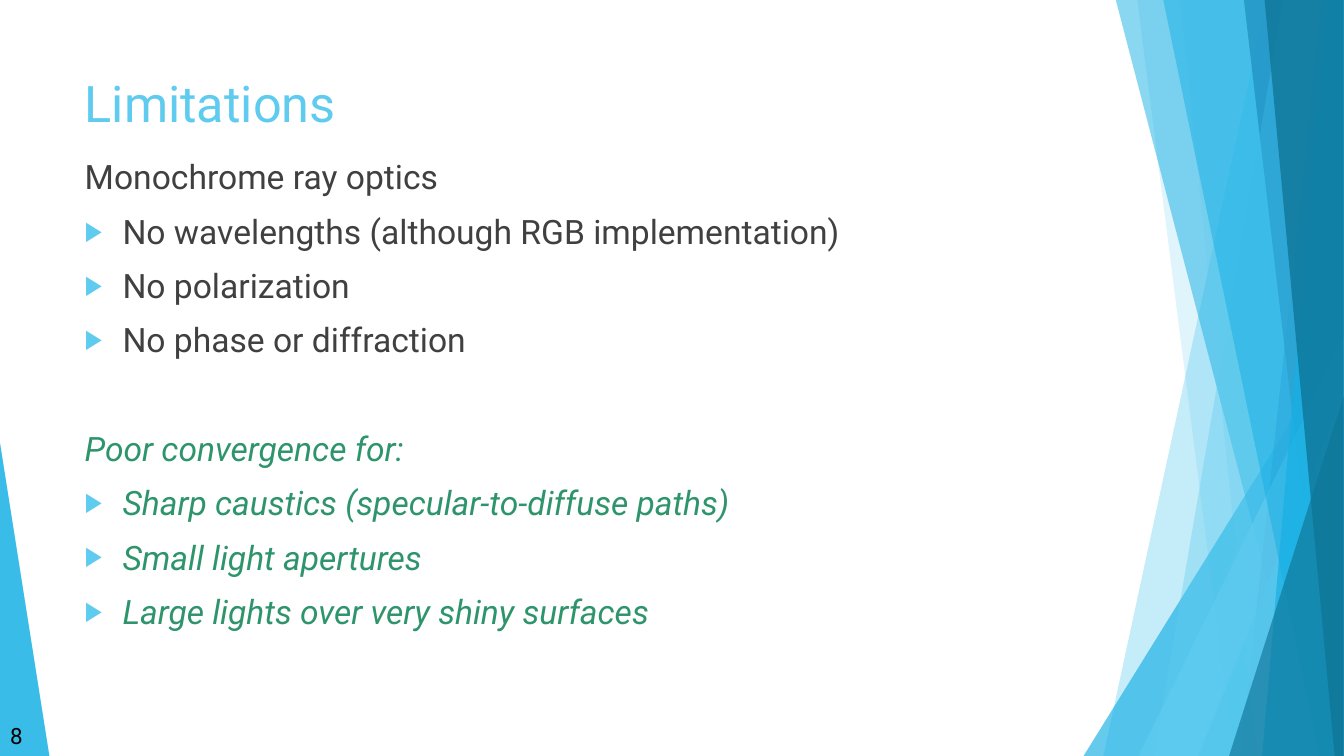
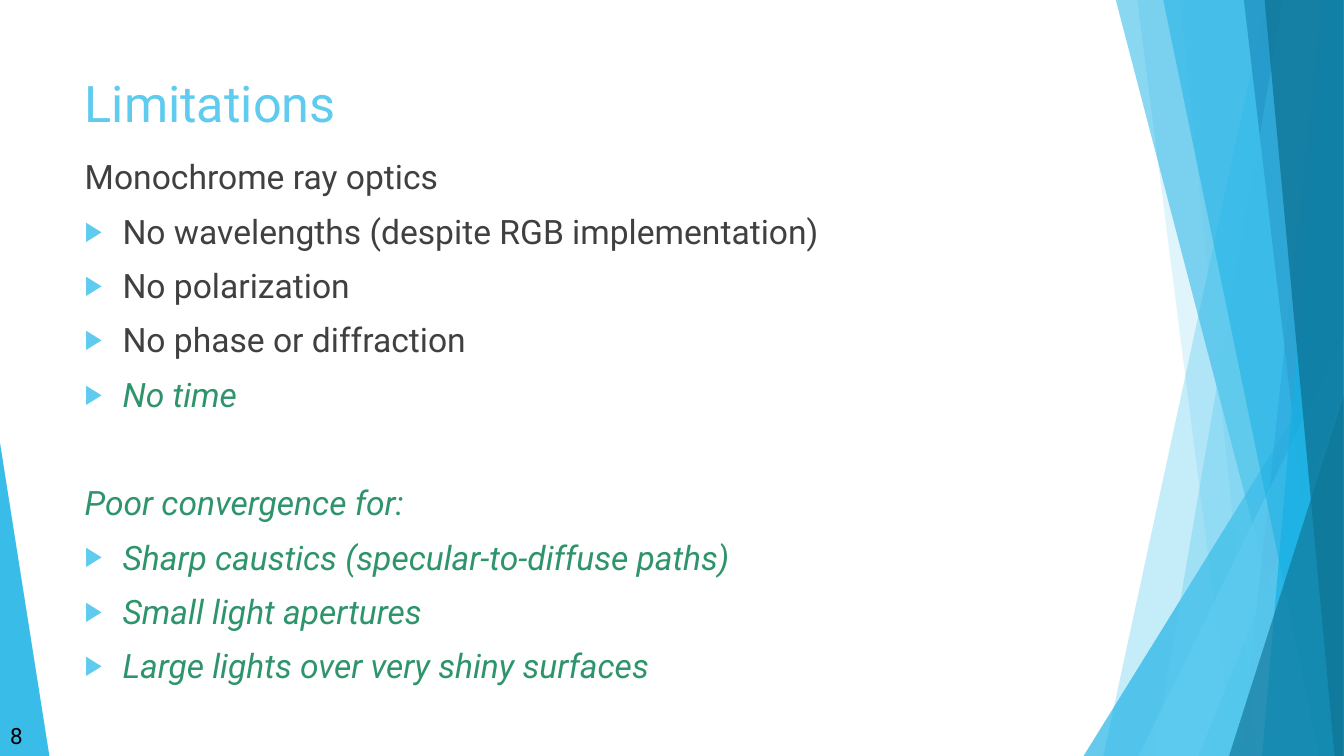
Before and after one commit to morgan3d/advanced-ray-tracing-course, a slide deck: slide 8 of present-research.pptx. Drawn at 1344x756 pixels with LibreOffice and Linux fonts; fonts in the diff are those of the drawing. Boxes give left, top, right and bottom in pixels: in the first picture for what was removed or moved away, otherwise in the second. Text is boxed around its words. In the diff, an @@ line names an element or a change of style, - is before the commit and + after.

```diff
--- a/present-research.pptx
+++ b/present-research.pptx
@@ text at (123, 217, 818, 252): text changed @@
-▶ No wavelengths (although RGB implementation)
+▶ No wavelengths (despite RGB implementation)
@@ text at (123, 383, 237, 408): paragraph added @@
+▶ No time
```
Also in this commit, not shown: 1 other slide changed, 2 other files.
